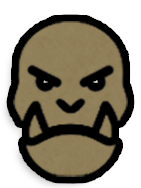
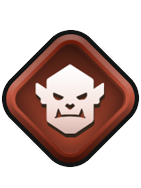
Layered file, before and after one edit (141x188). Changes by layer:
added layer "Lager 6" above "Lager 5" over [1, 29, 140, 168]
hid "Lager 5" over [13, 21, 128, 177]